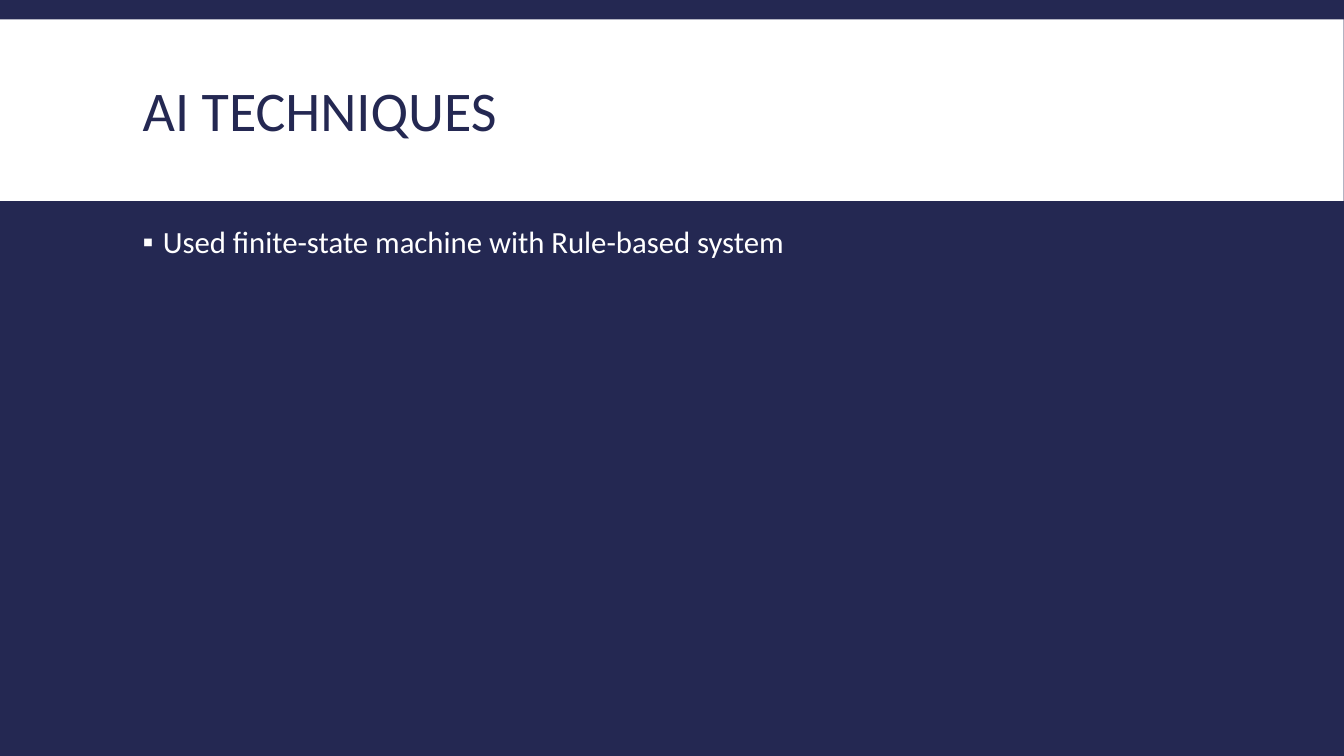
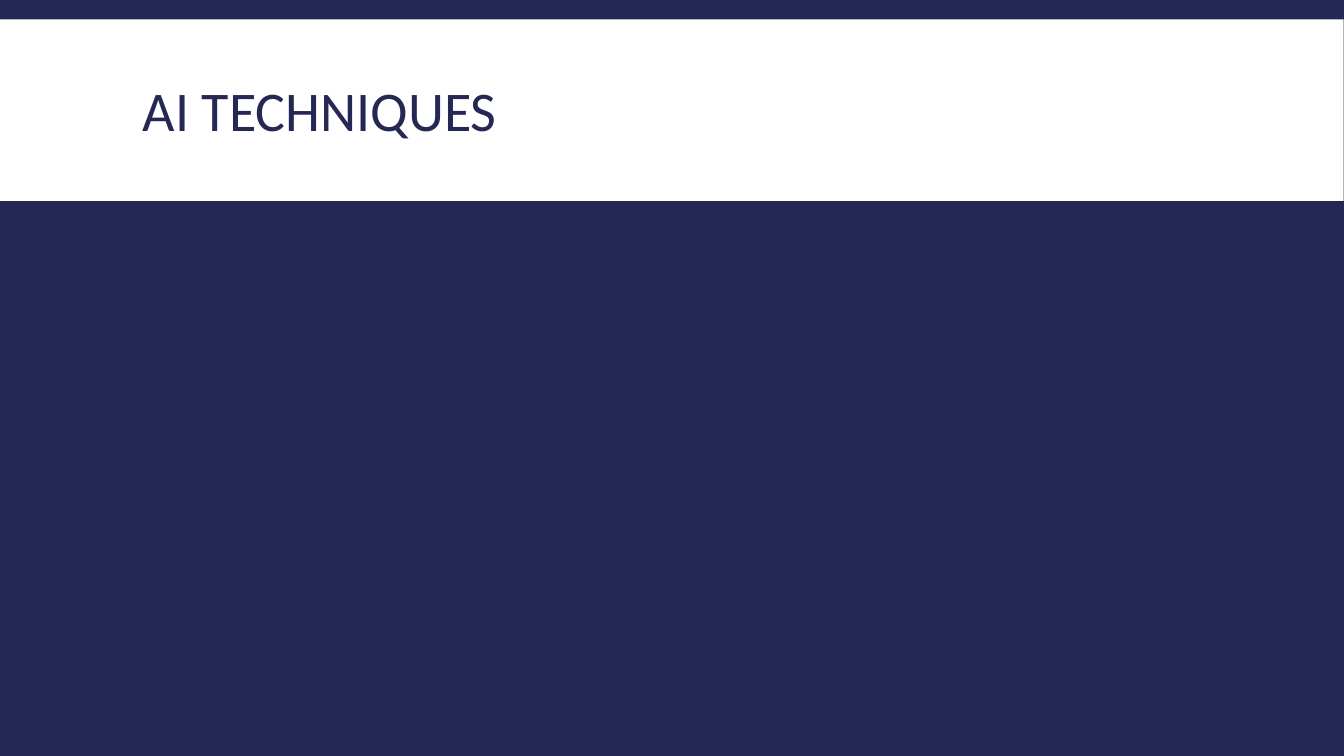
Before and after one commit to Prometheus440/GAMR2520-Assignment1-TankWars, a slide deck: slide 2 of Presentation.pptx. Drawn at 1344x756 pixels with LibreOffice and Linux fonts; fonts in the diff are those of the drawing. Boxes give left, top, right and bottom in pixels: in the first picture for what was removed or moved away, otherwise in the second. Text is boxed around its words. In the diff, an @@ line names an element or a change of style, - is before the commit and + after.

```diff
--- a/Presentation.pptx
+++ b/Presentation.pptx
@@ text removed at [163,231,784,258] @@
-▪ Used finite-state machine with Rule-based system
```
Also in this commit, not shown: 1 slide added, 1 slide removed, 4 other files.
